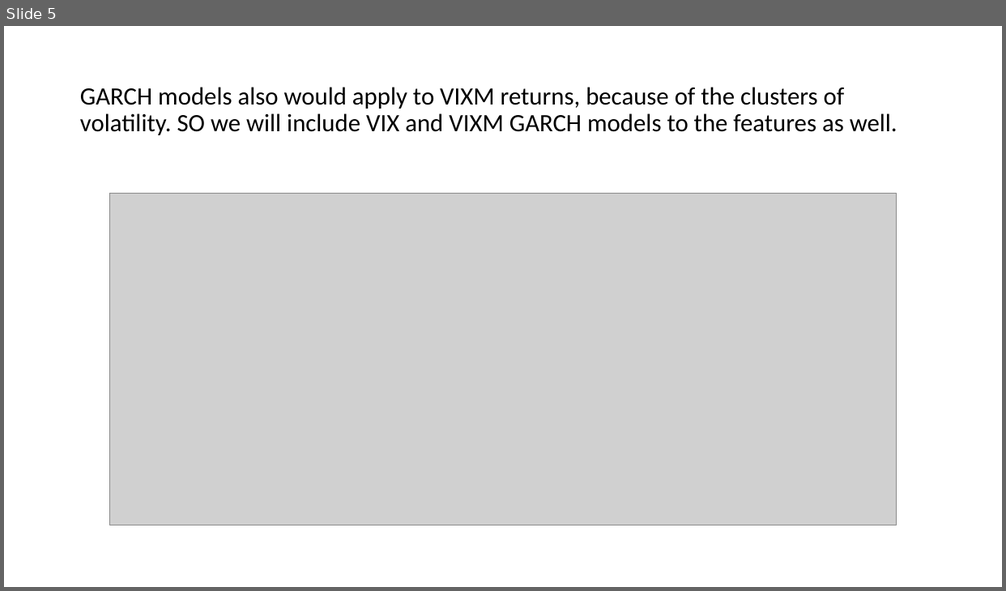
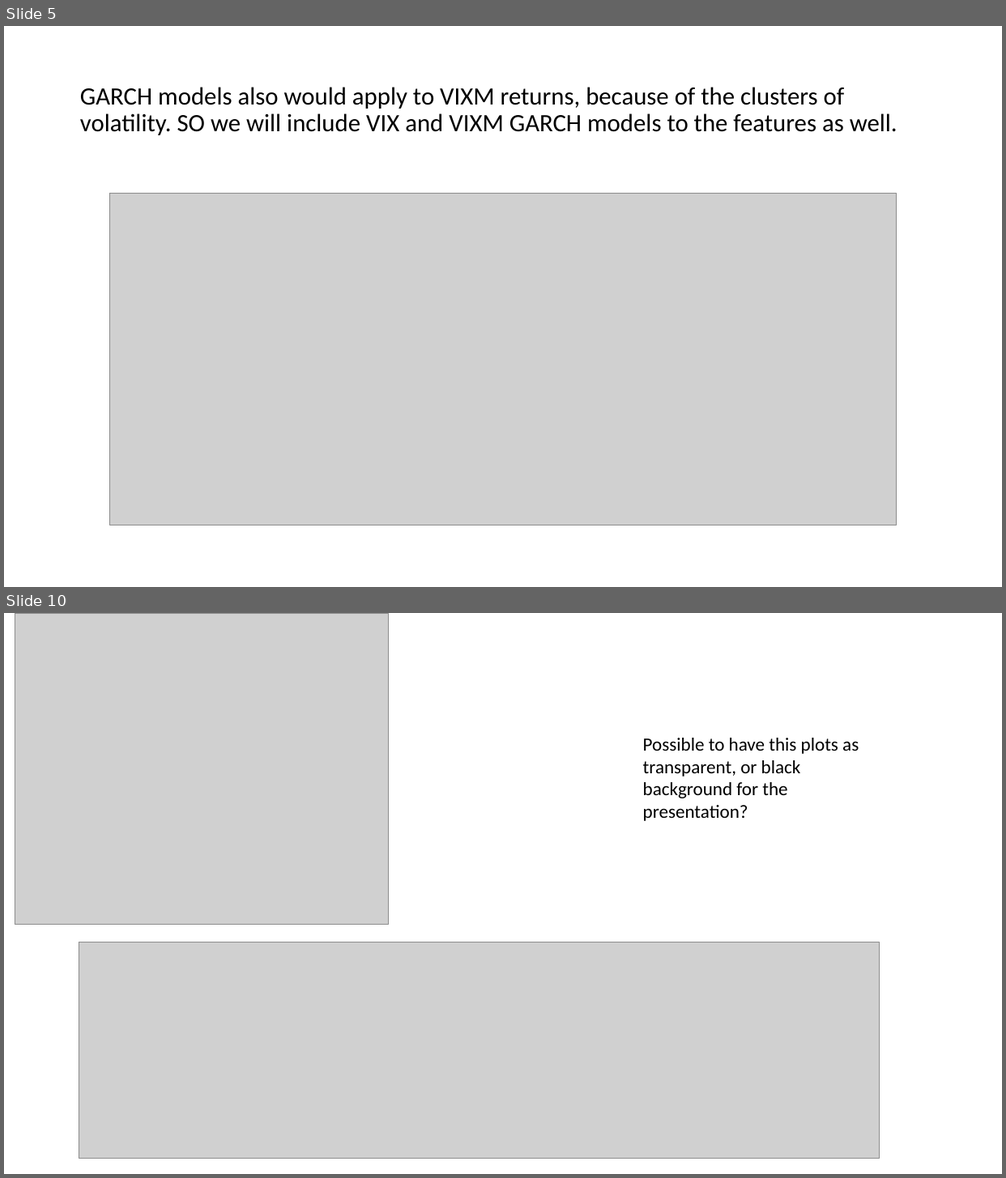
Before and after one commit to paocarvajal1912/vixx-token-dapp, a slide deck: Adaboost_ML_Model.pptx. Shown one above the other, each under a label of ours: slide 5 before the commit, slides 5 and 10 after it; the slides between them are not shown. The pictures are 1006x591 and 1006x1178 pixels, drawn with LibreOffice and Linux fonts; fonts in the diff are those of the drawing; grey boxes stand for pictures. Boxes give left, top, right and bottom in pixels: in the first picture for what was removed or moved away, otherwise in the second. Text is boxed around its words. In the diff, an @@ line names an element or a change of style, - is before the commit and + after.

```diff
--- a/Adaboost_ML_Model.pptx
+++ b/Adaboost_ML_Model.pptx
@@ slide 10 added at (4, 613, 1002, 1174), background #FFFFFF @@
@@ picture added at (15, 613, 388, 924) @@
@@ text added at (643, 738, 859, 821), 18 pt, text #000000 @@
+Possible to have this plots as transparent, or black background for the presentation?
@@ picture added at (79, 943, 879, 1159) @@
```
Also in this commit, not shown: 2 slides changed, 4 other slides added, 11 other files.
